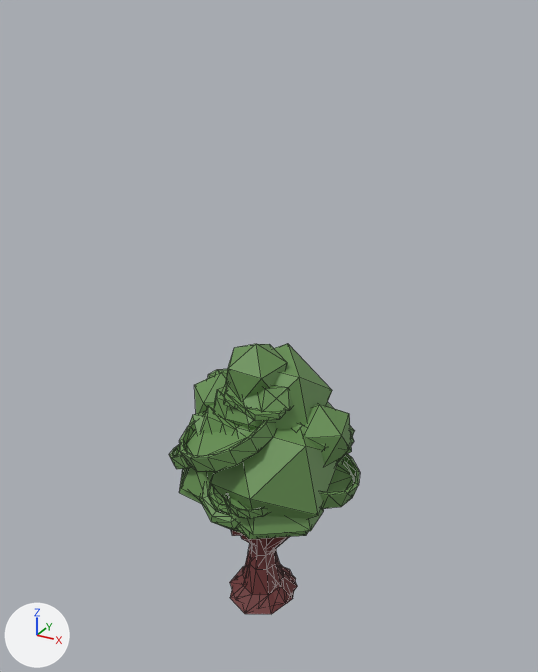
One commit to the glTF model public/models/trees/trees.gltf: the scene before it, then after it.
The view is the same before and after, from a camera (50 mm lens) standing at (9.67, -17.3, 18.01) and looking at (0.28, -0.23, 9.48). Lighting does not change. The marker at lower left points along +X, +Y and +Z. Mesh edges are drawn as thin lines. Where no turn or scale is listed for an object, it has been applied to the vertices. Vertices at the same position are counted once.

Before the edit, the objects in view are built like this:
```python
ob_normieleaves = bpy.data.objects.new('normieLeaves', me_icosphere_003)
ob_normieleaves.location = (0.64, 1.19, 5.3)
ob_normietrunk = bpy.data.objects.new('normieTrunk', me_icosphere_000)
ob_normietrunk.location = (0.64, 1.19, 5.3)
ob_plateleaves = bpy.data.objects.new('plateLeaves', me_cylinder_003)
ob_plateleaves.location = (1.6, -0.02, 5.39)
ob_platetrunk = bpy.data.objects.new('plateTrunk', me_cylinder_004)
ob_platetrunk.location = (1.6, -0.02, 5.39)
ob_roseleaves = bpy.data.objects.new('roseLeaves', me_cylinder_000)
ob_roseleaves.location = (0.06, 0.0, 0.89)
ob_rosetrunk = bpy.data.objects.new('roseTrunk', me_cylinder_001)
ob_rosetrunk.location = (0.06, 0.0, 0.89)
ob_stackleaves = bpy.data.objects.new('stackLeaves', me_plane_007)
ob_stackleaves.location = (0.13, 0.1, 8.33)
ob_stacktrunk = bpy.data.objects.new('stackTrunk', me_plane_000)
ob_stacktrunk.location = (0.13, 0.1, 8.33)
```
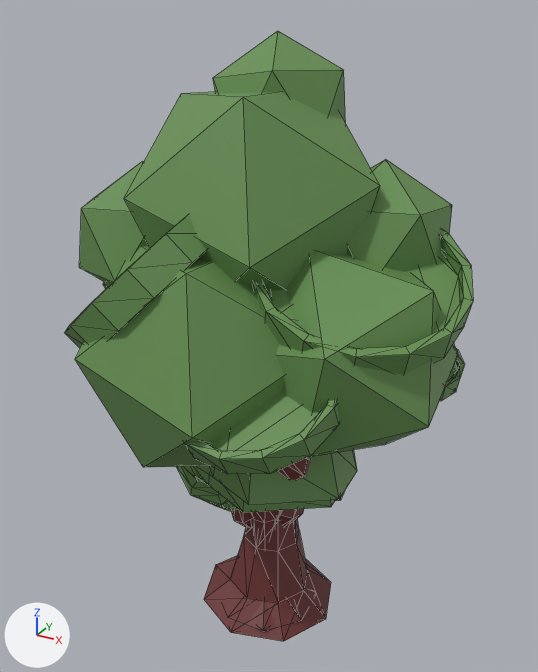
Commit message: fixed tree models

Where the newer file only moved an object's origin or applied its transform, the numbers keep the older frame.

Pixel boxes (x1, y1, x2, y2) of what changed, in the pictures (538 x 672 px):
'normieLeaves', reshaped: before (177, 344, 355, 519); after (75, 31, 458, 467)
'plateLeaves', reshaped: before (169, 369, 360, 519); after (65, 214, 473, 474)
'stackLeaves', reshaped, moved: before (179, 385, 324, 539); after (187, 450, 357, 513)
'normieTrunk', reshaped: before (230, 543, 297, 605); after (204, 518, 331, 641)
'stackTrunk', reshaped (not visible afterwards): before (230, 538, 296, 614)
'plateTrunk', reshaped: before (231, 530, 244, 536); after (226, 457, 343, 631)
'roseLeaves', reshaped: before (200, 424, 354, 533); after (177, 466, 238, 511)
'roseTrunk', reshaped: before (241, 535, 289, 553); after (231, 509, 304, 527)

What changed in the scene script:
```text
Change me_plane_007:
    where me_plane_007.from_pydata(...)  # 288 vertices, 540 faces; spans x -2.82..2.31, y -2.74..2.42, z -4.2..0.16
    used by ob_stackleaves; location = (0.13, 0.1, 8.33)
    me_plane_007 part 1: the whole mesh is multiplied about its middle by the matrix ((1.426, 0.0, 0.0), (0.0, 1.426, 0.0), (0.0, 0.0, 1.426)), then moved by (0.16, 0.06, 11.05)
Change me_plane_000:
    where me_plane_000.from_pydata(...)  # 77 vertices, 150 faces; spans x -1.37..1.11, y -1.5..1.12, z -8.3..-2.56
    used by ob_stacktrunk; location = (0.13, 0.1, 8.33)
    me_plane_000 part 2: the whole mesh is multiplied about its middle by the matrix ((1.426, 0.0, 0.0), (0.0, 1.426, 0.0), (0.0, 0.0, 1.426)), then moved by (0.21, 0.05, 9.6)
Change me_icosphere_003:
    where me_icosphere_003.from_pydata(...)  # 96 vertices, 160 faces; spans x -3.34..2.12, y -3.98..1.77, z -1.49..3.99
    used by ob_normieleaves; location = (0.64, 1.19, 5.3)
    me_icosphere_003 part 3: the whole mesh is multiplied about its middle by the matrix ((-1.783, 0.626, 0.039), (-0.627, -1.783, -0.016), (0.031, -0.028, 1.89)), then moved by (0.35, -0.58, 5.76)
Change me_icosphere_000:
    where me_icosphere_000.from_pydata(...)  # 77 vertices, 150 faces; spans x -1.79..0.37, y -2.5..0.09, z -5.23..0.78
    used by ob_normietrunk; location = (0.64, 1.19, 5.3)
    me_icosphere_000 part 4: the whole mesh is multiplied about its middle by the matrix ((-1.783, 0.626, 0.039), (-0.627, -1.783, -0.016), (0.031, -0.028, 1.89)), then moved by (0.43, -0.18, 2.66)
Change me_cylinder_000:
    where me_cylinder_000.from_pydata(...)  # 351 vertices, 690 faces; spans x -2.64..2.68, y -2.37..1.96, z 2.32..6.4
    used by ob_roseleaves; location = (0.06, 0.0, 0.89)
    me_cylinder_000 part 5: the whole mesh is multiplied about its middle by the matrix ((1.316, 0.0, 0.0), (0.0, 1.316, 0.0), (0.0, 0.0, 1.316)), then moved by (0.01, -0.03, 1.69)
Change me_cylinder_001:
    where me_cylinder_001.from_pydata(...)  # 101 vertices, 190 faces; spans x -1.05..1.08, y -1.2..0.97, z -0.9..4.01
    used by ob_rosetrunk; location = (0.06, 0.0, 0.89)
    me_cylinder_001 part 6: the whole mesh is multiplied about its middle by the matrix ((1.316, 0.0, 0.0), (0.0, 1.316, 0.0), (0.0, 0.0, 1.316)), then moved by (0.01, 0.0, 0.81)
Change me_cylinder_003:
    where me_cylinder_003.from_pydata(...)  # 336 vertices, 648 faces; spans x -4.44..1.5, y -2.92..2.6, z -0.75..2.37
    used by ob_plateleaves; location = (1.6, -0.02, 5.39)
    me_cylinder_003 part 7: the whole mesh is multiplied about its middle by the matrix ((0.063, -1.761, 0.097), (1.763, 0.06, -0.051), (0.048, 0.099, 1.761)), then moved by (1.07, -0.36, 4.96)
Change me_cylinder_004:
    where me_cylinder_004.from_pydata(...)  # 197 vertices, 350 faces; spans x -3.17..0.15, y -2.01..1.41, z -5.36..1.3
    used by ob_platetrunk; location = (1.6, -0.02, 5.39)
    me_cylinder_004 part 8: the whole mesh is multiplied about its middle by the matrix ((0.063, -1.761, 0.097), (1.763, 0.06, -0.051), (0.048, 0.099, 1.761)), then moved by (1.08, -0.16, 2.78)
Change ob_stackleaves:
    ob_stackleaves.location: (0.13, 0.1, 8.33) -> (0.0, 0.0, 0.0)
```
